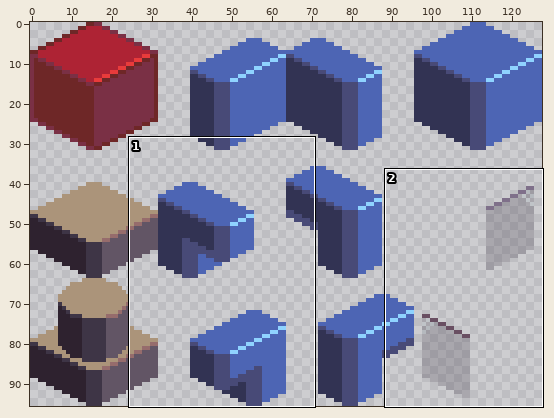
Edited in one commit: sprite sheet (Brackeys Game Jam 2025.1/tilemap.png). Above: a wide view before the commit, with the close-up outlined.
Close-up. First the earlier version:
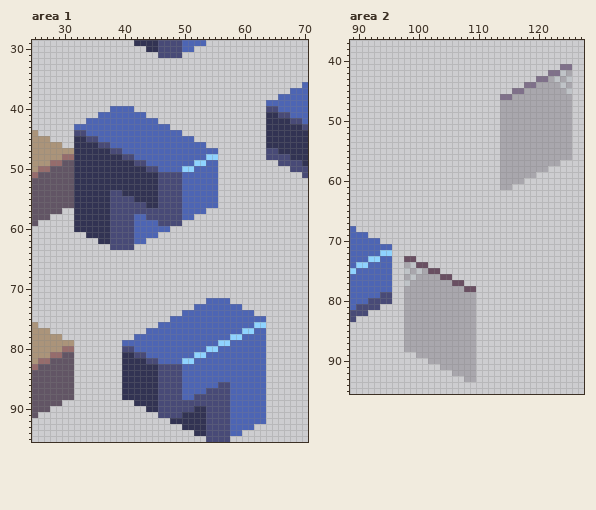
The file is 128x96 pixels. Shown: area 1: x 25..70, y 29..95; area 2: x 89..127, y 37..95.
And afterwards:
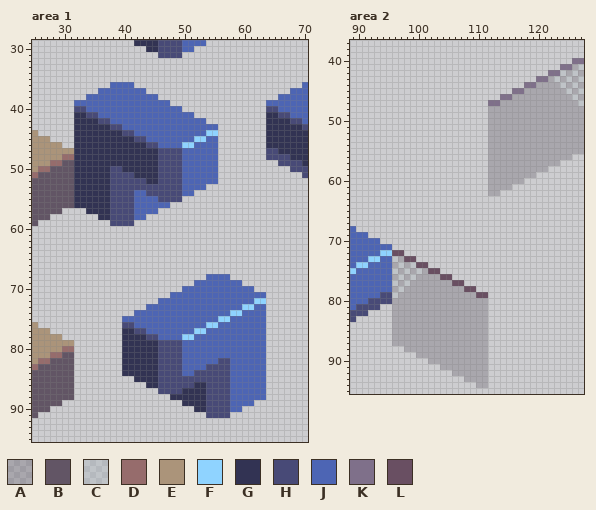
Palette (. is transparent): A #3e354640  B #625565  C #9babb240  D #966c6c  E #ab947a  F #8fd3ff  G #323353  H #484a77  J #4d65b4  K #7f708a  L #694f62
Changes in this commit:
Changed rows in their new state; - is an unchanged pixel.
Area 1:
first column x 32:
36 ------JJJJ--------------
37 ----JJJJJJJJ------------
38 --JJJJJJJJJJJJ----------
39 JJJJJJJJJJJJJJJJ--------
40 HHJJJJ----JJJJJJJJ------
41 GGHH--------JJJJJJJJ----
42 GGGGHH--------JJJJJJJJ--
43 GGGGGGHH--------JJJJJJJJ
44 GGGGGGGGHH--------JJJJFF
45 --GGGGGGGGHH--------FFJJ
46 ----GGGGGGGGHH----FF--JJ
47 ------GGGGGGGGHHHH------
48 --------GGGGGGHHHH----JJ
49 ----------GGGGHHHH--JJ--
50 ------HH----GGHHHHJJ----
51 ------HHHH--------------
52 ------HHHHHH------------
53 ------HHHHHHHH--------..
54 --------HHJJHH------....
55 ----------JJJJ----......
56 ----------JJJJJJ........
57 ..--------JJJJ........--
58 ....--------........----
59 ......----........------
60 ................--------
61 --............----------
62 ----........------------
63 ------....--------------
first column x 40:
68 --------------JJJJ------
69 ------------JJJJJJJJ----
70 ----------JJJJJJJJJJJJ--
71 --------JJJJJJJJJJJJJJJJ
72 ------JJJJJJJJ----JJJJFF
73 ----JJJJJJJJ--------FFJJ
74 --JJJJJJJJ--------FF--JJ
75 JJJJJJJJ--------FF------
76 HHJJJJ--------FF------JJ
77 GGHH--------FF------JJ--
78 GGGGHH----FF------JJ----
79 GGGGGGHHHH------JJ------
80 GGGGGGHHHH----JJ--------
81 --GGGGHHHH--JJ----------
82 ----GGHHHHJJ----HH------
83 --------------HHHH------
84 ------------HHHHHH------
85 ..--------HHHHHHHH------
86 ....------HHGGHH--------
87 ......----GGGG----------
88 ........GGGGGG----------
89 --........GGGG--------..
90 ----........--------....
91 ------........----......
92 --------................
93 ----------............--
94 ------------........----
95 --------------....------
Area 2:
first column x 112:
40 --------------KK
41 --------------AC
42 --------------CA
43 --------------AC
44 --------------CA
45 --------------AC
46 --------------CA
47 KK------------AC
48 AA------------AA
49 AA------------AA
50 AA------------AA
51 AA------------AA
52 AA------------AA
53 AA------------AA
54 AA------------AA
55 AA------------AA
56 AA--------------
57 AA--------------
58 AA--------------
59 AA--------------
60 AA--------------
61 AA--------------
62 AA--------------
first column x 96:
72 LL--------------
73 CA--------------
74 AC--------------
75 CA--------------
76 AC--------------
77 CA--------------
78 AC--------------
79 CA------------LL
80 AA------------AA
81 AA------------AA
82 AA------------AA
83 AA------------AA
84 AA------------AA
85 AA------------AA
86 AA------------AA
87 AA------------AA
88 --------------AA
89 --------------AA
90 --------------AA
91 --------------AA
92 --------------AA
93 --------------AA
94 --------------AA
Where, in picture pixels (left, top, right, bottom), the same in both close-ups:
changed: (74, 82, 218, 250)
changed: (122, 274, 266, 442)
added: (572, 58, 584, 154)
added: (488, 100, 500, 196)
added: (392, 250, 404, 346)
added: (476, 292, 488, 388)
